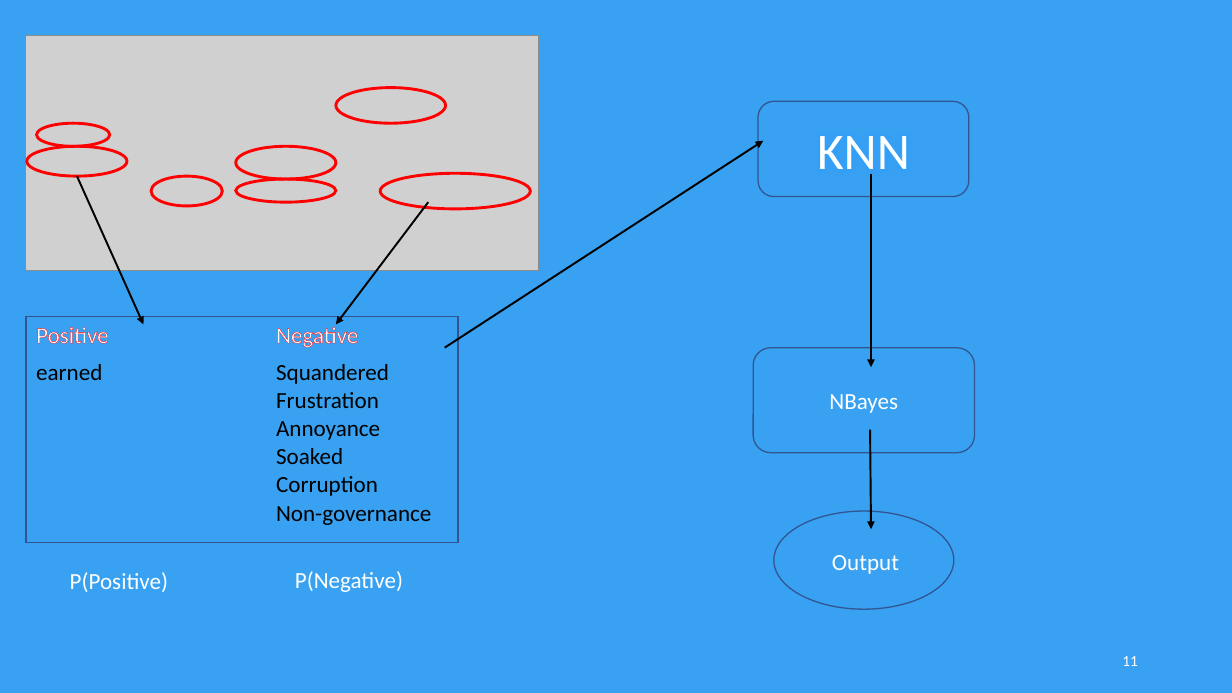
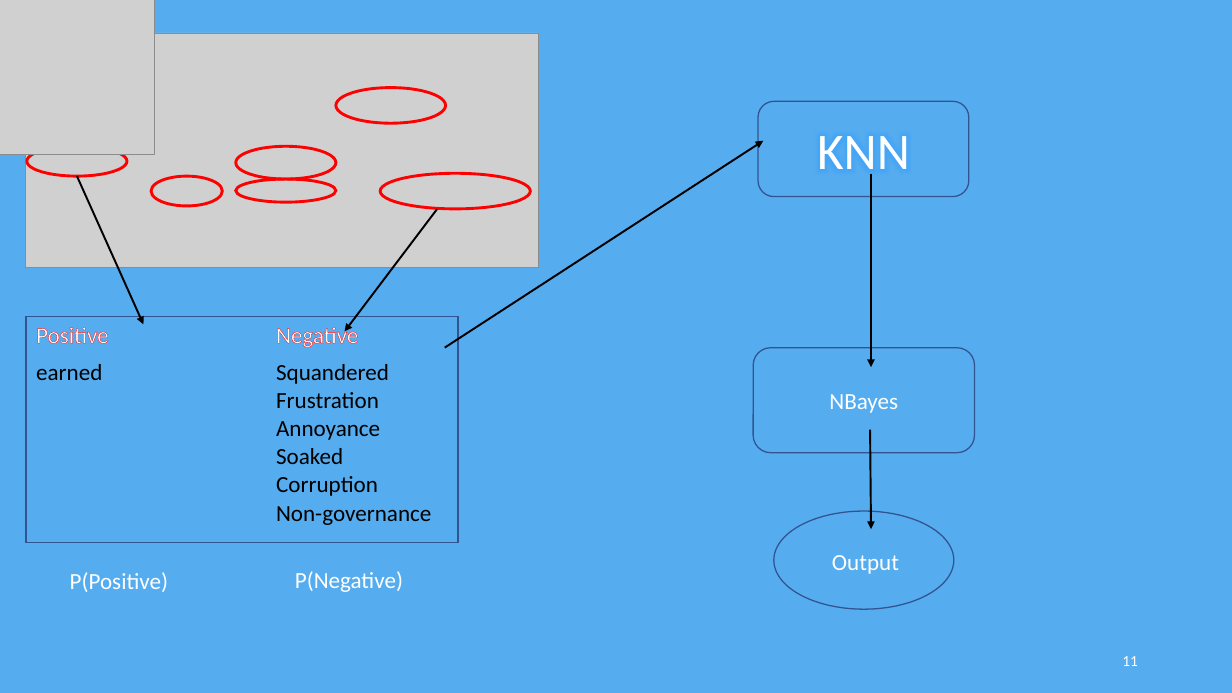
Before and after one commit to poshan0126/SentiMeter_Proposal_Documents, a slide deck: slide 11 of Project-Presentation.pptx. Drawn at 1232x693 pixels with LibreOffice and Linux fonts; fonts in the diff are those of the drawing; grey boxes stand for pictures. Boxes give left, top, right and bottom in pixels: in the first picture for what was removed or moved away, otherwise in the second. Text is boxed around its words. In the diff, an @@ line names an element or a change of style, - is before the commit and + after.

```diff
--- a/Project-Presentation.pptx
+++ b/Project-Presentation.pptx
@@ background #38A1F2 to #55ACEF @@
@@ picture added at <box>0,0,155,155</box> @@
@@ ellipse removed at <box>37,123,110,146</box> @@
@@ arrow moved from (429, 202) - (336, 324) to (437, 209) - (345, 332) @@
```
Also in this commit, not shown: 15 other slides changed, 4 slides added, 2 slides removed, 2 other files.
